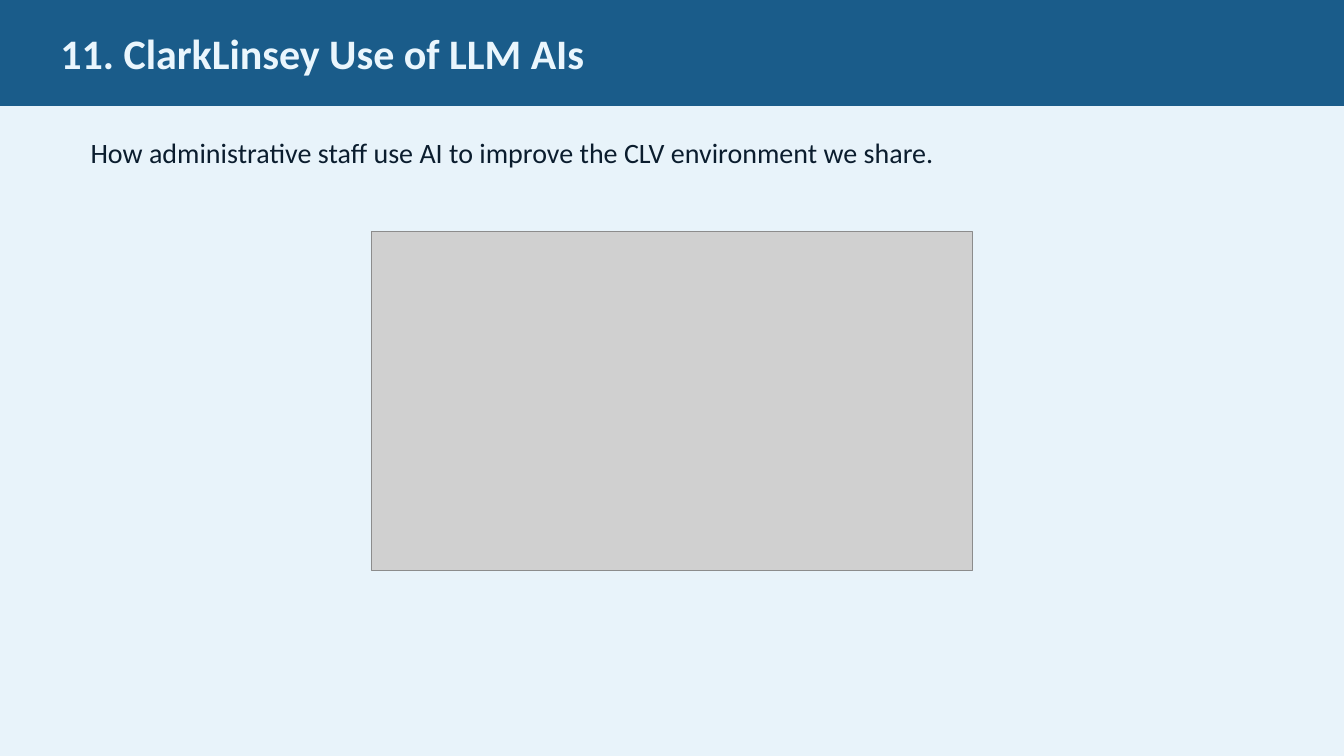
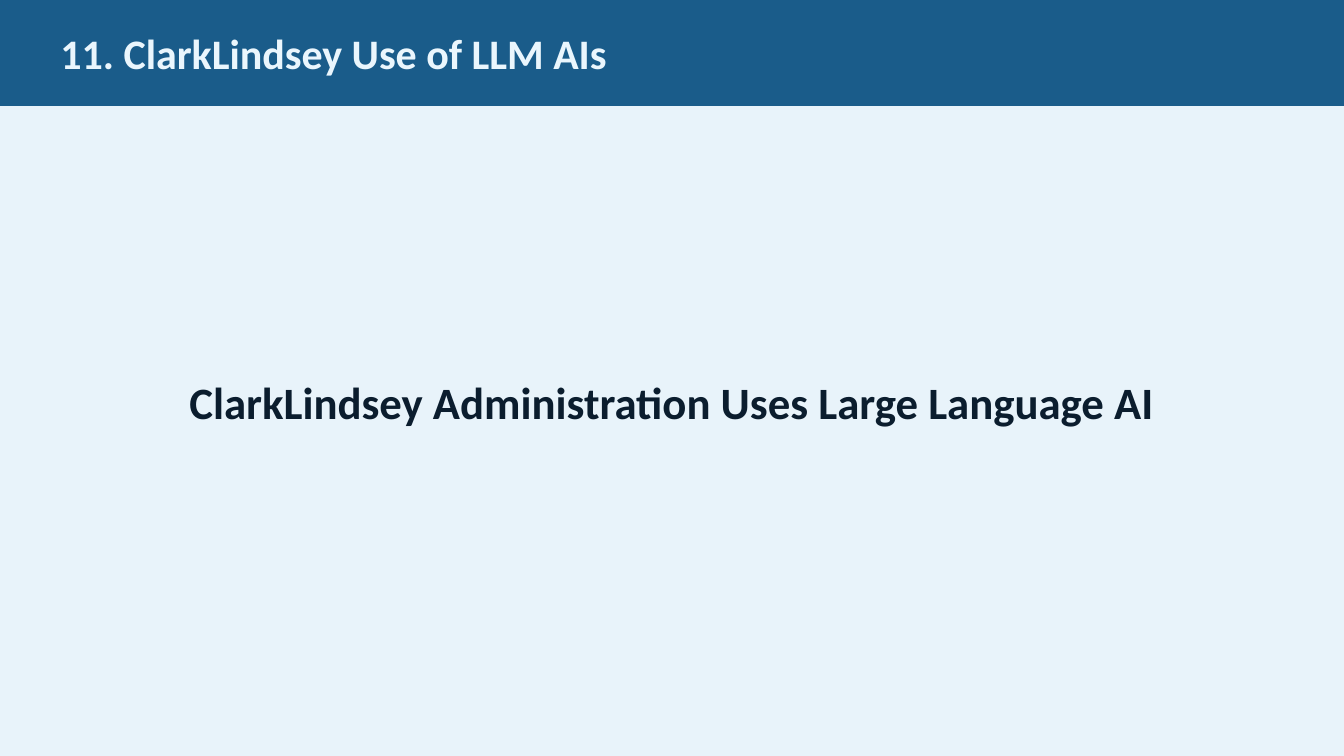
Before and after one commit to JimFawcett/NewSite, a slide deck: slide 11 of AI Presentation 2026/AI_Presentation.pptx. Drawn at 1344x756 pixels with LibreOffice and Linux fonts; fonts in the diff are those of the drawing; grey boxes stand for pictures. Boxes give left, top, right and bottom in pixels: in the first picture for what was removed or moved away, otherwise in the second. Text is boxed around its words. In the diff, an @@ line names an element or a change of style, - is before the commit and + after.

```diff
--- a/AI Presentation 2026/AI_Presentation.pptx
+++ b/AI Presentation 2026/AI_Presentation.pptx
@@ text in rectangle at <box>60,39,606,76</box>: text changed @@
-11. ClarkLinsey Use of LLM AIs
+11. ClarkLindsey Use of LLM AIs
@@ text removed at <box>91,143,934,168</box> @@
-How administrative staff use AI to improve the CLV environment we share.
@@ picture removed at <box>371,232,973,571</box> @@
@@ text added at <box>189,387,1153,427</box>, 32 pt, text #0B1D2E, bold @@
+ClarkLindsey Administration Uses Large Language AI
```
Also in this commit, not shown: 7 other slides changed, 1 slide added, 7 other files.
